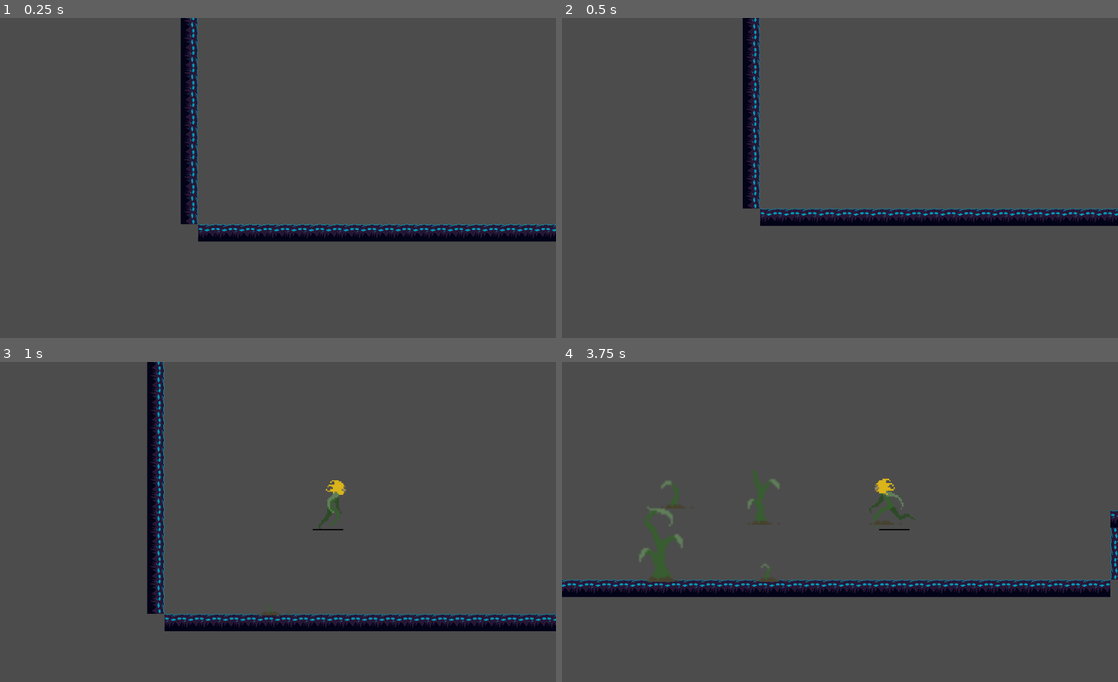
Above: before the commit, frames 1-4 (two rows, left to right).
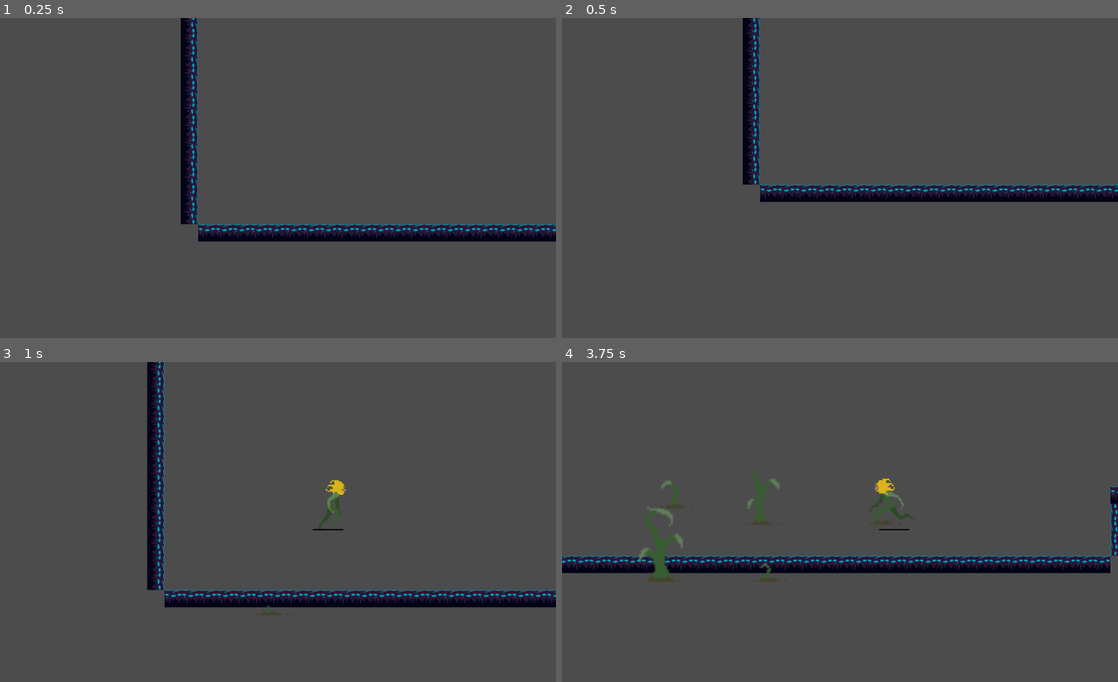
Above: after the commit, the same moments.

Repository: SpencerClark5/Bloom
Game: Godot game, scene res://Scenes/Game.tscn
Same seed, same stepped clock (60 frames per second), same inputs: the game is played once before the commit and once after it.
Inputs:
- Up to frame 1 (0.25 s): no input
- Up to frame 2 (0.5 s): no input
- Up to frame 3 (1 s): hold D (Right) from 0.53 s (still down); tap P (Plant) at 0.6 s; tap Space (Jump) at 0.77 s
- Up to frame 4 (3.75 s): release D (Right) at 1.28 s; hold A (Left) 1.28-2.03 s; tap P (Plant) every 0.75 s from 1.35 to 3.6 s; tap Space (Jump) at 1.52, 3.02 s; hold D (Right) 2.03-3.53 s; hold A (Left) from 3.53 s (still down)

Frame 1 is identical in both runs. In frame 2, 7.7% of the frame differs, in the area x 32-100%, y 0-65%; in frame 3, 8.5%; in frame 4, 11%, in the area x 0-100%, y 38-74%.

Commit message:
i hate godot

Diff:
--- a/BloomGame/Scenes/WalkTest.tscn
+++ b/BloomGame/Scenes/WalkTest.tscn
@@ -70,7 +70,7 @@
 speed_scale = 4.0
 
 [node name="CollisionShape2D" type="CollisionPolygon2D" parent="."]
-position = Vector2( 34, -32 )
+position = Vector2( 65, -76 )
 polygon = PoolVector2Array( -23, -60, -7, -61, 11, -53, 18, -46, 21, -26, 19, -6, 17, 5, 8, 23, 16, 36, 16, 43, -42, 43, -43, 31, -27, 29 )
 
 [node name="Camera2D" type="Camera2D" parent="."]
